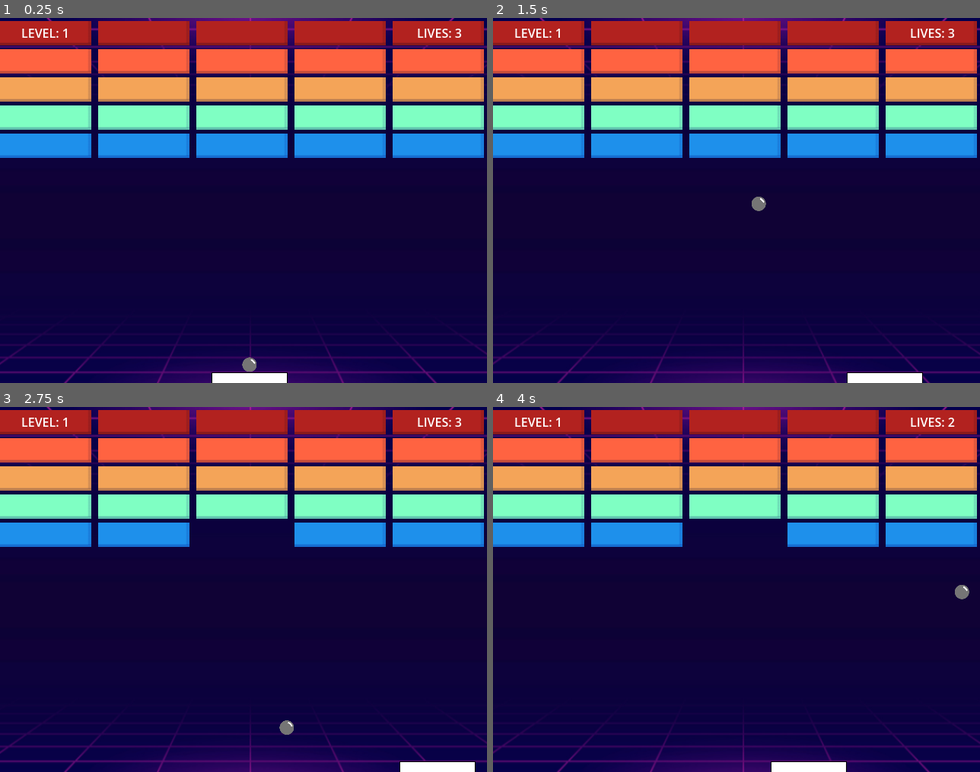
Above: before the commit, frames 1-4 (two rows, left to right).
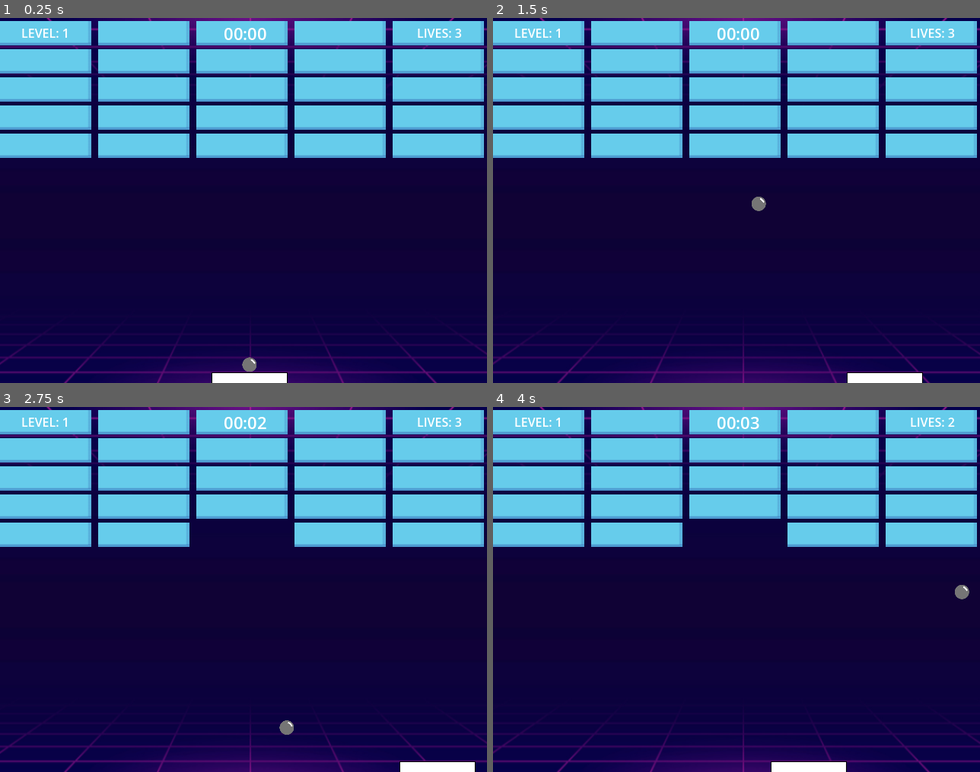
Above: after the commit, the same moments.

Repository: fabiolrodriguez/roguebrick
Game: Godot game, scene res://scenes/wrold.tscn
The game is run twice, just before and just after one commit, with the same random seed, the same clock (stepped at 60 frames per second) and the same inputs.
Inputs:
- Up to frame 1 (0.25 s): no input
- Up to frame 2 (1.5 s): tap Enter (ui_accept) at 0.5, 0.6, 0.77, 1.07, 1.35 s; hold Right (ui_right) 0.53-1.28 s; hold Left (ui_left) from 1.28 s (still down)
- Up to frame 3 (2.75 s): tap Enter (ui_accept) at 1.52, 1.82, 2.1 s; release Left (ui_left) at 2.03 s; hold Right (ui_right) from 2.03 s (still down)
- Up to frame 4 (4 s): tap Enter (ui_accept) at 2.85, 3.02, 3.32, 3.6, 3.77 s; release Right (ui_right) at 3.53 s; hold Left (ui_left) from 3.53 s (still down)

The runs differ from the first frame. In frame 1, 31% of the frame differs, in the area x 0-100%, y 0-39%; in frame 2, 31%; in frame 3, 30%; in frame 4, 30%.

Commit message:
instantiate brick hits per level

Diff:
--- a/scenes/wrold.tscn
+++ b/scenes/wrold.tscn
@@ -10,6 +10,9 @@
 
 [sub_resource type="RectangleShape2D" id="RectangleShape2D_rfnaa"]
 size = Vector2(677, 13)
+
+[sub_resource type="LabelSettings" id="LabelSettings_vdhx6"]
+font_size = 22
 
 [sub_resource type="LabelSettings" id="LabelSettings_x26i3"]
 font_size = 23
@@ -82,6 +85,14 @@
 offset_bottom = 31.0
 text = "LEVEL: 1"
 
+[node name="TimerLabel" type="Label" parent="hud" unique_id=1363404169]
+offset_left = 294.0
+offset_top = 5.0
+offset_right = 350.0
+offset_bottom = 36.0
+text = "00:00"
+label_settings = SubResource("LabelSettings_vdhx6")
+
 [node name="dead" type="CanvasLayer" parent="." unique_id=2122854333]
 process_mode = 2
 
--- a/scripts/ball.gd
+++ b/scripts/ball.gd
@@ -37,6 +37,7 @@
 func launch():
 	is_stuck = false
 	velocity = start_direction * speed
+	launched.emit()
 
 func stick_to_player(speed):
 	is_stuck = true
@@ -44,3 +45,5 @@
 	velocity = Vector2.ZERO
 	global_position.x = paddle.global_position.x
 	global_position.y = paddle.global_position.y - launch_offset_y
+
+signal launched
--- a/scripts/brick.gd
+++ b/scripts/brick.gd
@@ -2,6 +2,27 @@
 
 signal destroyed
 
+var hits := 1
+
+@onready var sprite = $texture
+
+func set_hits(value: int):
+	hits = value
+	update_visual()
+
 func hit():
-	destroyed.emit()
-	queue_free()
+	hits -= 1
+	if hits <= 0:
+		destroyed.emit()
+		queue_free()
+	else:
+		update_visual()
+
+func update_visual():
+	match hits:
+		1:
+			sprite.modulate = Color(0.4, 0.8, 1.0)
+		2:
+			sprite.modulate = Color(1.0, 0.8, 0.3)
+		3:
+			sprite.modulate = Color(1.0, 0.4, 0.4)
--- a/scripts/main.gd
+++ b/scripts/main.gd
@@ -19,6 +19,9 @@
 @onready var dead_menu = $dead
 @onready var win_menu = $win
 
+var brick_hits := 1
+var spawn_chance := 1.0
+
 var ball_speed : float
 var phase = 1
 var lives = 3
@@ -26,7 +29,24 @@
 var brick_scene = preload("res://scenes/brick.tscn")
 var brick = brick_scene.instantiate()
 
+## Timer
+var elapsed_time := 0.0
+var timer_running := false
+var timer_started_once := false
 
+@onready var timer_label = $hud/TimerLabel
+
+func update_timer_ui():
+	var total_seconds = int(elapsed_time)
+	var minutes = total_seconds / 60
+	var seconds = total_seconds % 60
+
+	timer_label.text = "%02d:%02d" % [minutes, seconds]
+
+func _process(delta):
+	if timer_running:
+		elapsed_time += delta
+		update_timer_ui()
 
 func update_lives_ui():
 	lives_label.text = "LIVES: %d" % lives
@@ -54,8 +74,9 @@
 
 	for row in range(rows):
 		for col in range(columns):
+			if randf() > spawn_chance:
+				continue
 
-			# get the polygon size
 			var sprite = brick.get_node("texture")
 			var size = sprite.texture.get_size()
 
@@ -69,7 +90,13 @@
 
 			var color = brick_colors[row % brick_colors.size()]
 			brick.get_node("texture").modulate = color
+			brick.set_hits(brick_hits)
 			brick.destroyed.connect(check_bricks)
+
+func _on_ball_launched():
+	timer_running = true
+	if not timer_started_once:
+		timer_started_once = true
 
 func _ready():
 
@@ -84,6 +111,7 @@
 	ball_speed = bola.start_speed
 	update_lives_ui()
 	update_level_ui()
+	bola.launched.connect(_on_ball_launched)
 
 func _on_brick_destroyed():
 	call_deferred("check_bricks")
@@ -99,6 +127,7 @@
 		print("WINNER")
 		win_menu.visible = true
 		get_tree().paused = true
+		timer_running = false
 
 func _on_deadzone_body_entered(body):
 	if body.name == "bola":
@@ -106,10 +135,13 @@
 		update_lives_ui()
 		check_lives()
 		body.stick_to_player(ball_speed)
+		timer_running = false
 
 func start_phase(phase):
 	phase = phase
 	ball_speed += 20
+	brick_hits += 1
+	spawn_chance -= 0.1
 	print("Starting phase: ", phase)
 	bola.stick_to_player(ball_speed)
 	generate_bricks()
Not shown, added: assets/game_over.mp3.import
Not shown, added: assets/game_over.mp3
Not shown, added: assets/public-pixel-font.zip
